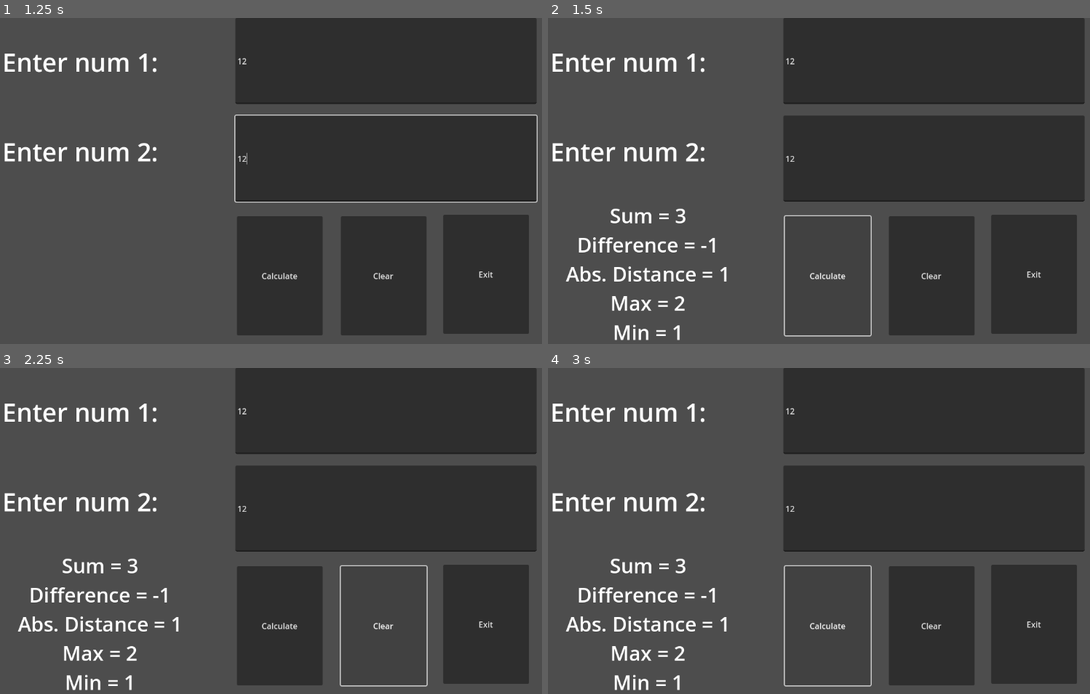
Above: before the commit, frames 1-4 (two rows, left to right).
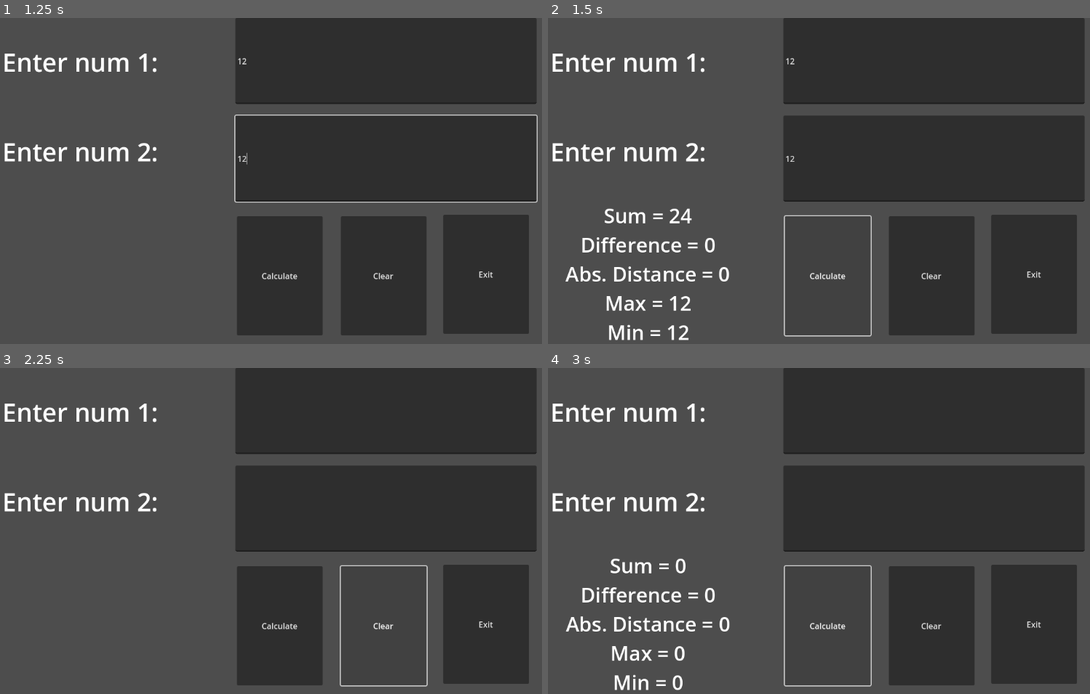
Above: after the commit, the same moments.

Repository: O-white1/Game-Desgin
Game: Godot game, scene res://prog_88a.tscn
Two runs of this game, one before a commit and one after it. Both use one fixed random seed, a clock stepped at 60 frames per second and the inputs below. This scene is started directly instead of the project's main scene.
Inputs (mouse positions are in pixels of both pictures, inside the frame that each line leads up to):
- Up to frame 1 (1.25 s): click (384, 60) at 0.52 s; type "12" at 0.6 s; click (384, 158) at 0.75 s; type "12" at 0.83 s
- Up to frame 2 (1.5 s): click "Calculate" at 1.25 s
- Up to frame 3 (2.25 s): click "Clear" at 2 s
- Up to frame 4 (3 s): click "Calculate" at 2.75 s

Frame 1 is identical in both runs. In frame 2, 1.7% of the frame differs, in the area x 3-34%, y 58-99%; in frame 3, 1.6%; in frame 4, 0.9%.

Commit message:
Update prog88a.gd

Diff:
--- a/prog88a.gd
+++ b/prog88a.gd
@@ -12,8 +12,8 @@
 
 
 func _on_btn_calc_pressed():
-	var num1 = int($lbl_num1.text)
-	var num2 = int($lbl_num2.text)
+	var num1 = int($enter_num1.text)
+	var num2 = int($enter_num2.text)
 	var Sum = num1 + num2
 	var Diff = num1 - num2
 	var Abs = abs(Diff)
@@ -38,9 +38,11 @@
 
 
 func _on_btn_clear_pressed():
-	pass
+	$enter_num1.text = ""
+	$enter_num2.text = ""
+	$output.text = ""
 
 
 
 func _on_btn_exit_pressed():
-	pass
+	get_tree().quit()
